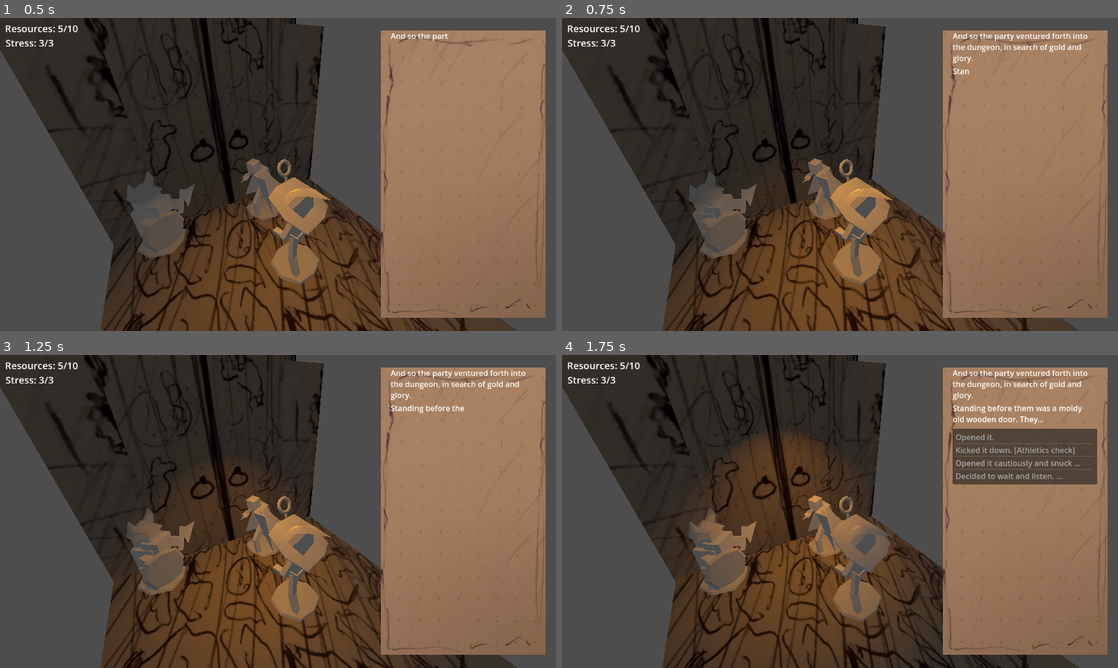
Above: before the commit, frames 1-4 (two rows, left to right).
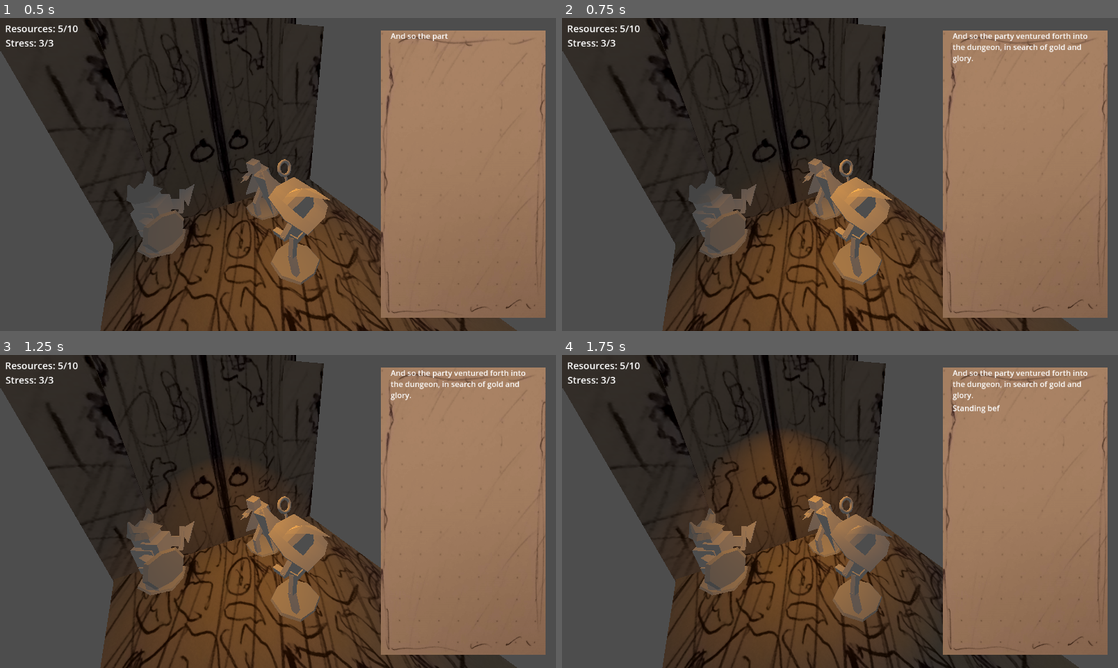
Above: after the commit, the same moments.

Repository: Jollista/Brackeys-Jam-2024.1
Game: Godot game, scene res://Dialogue/TestScene/3d_test_scene.tscn
Two runs of this game, one before a commit and one after it. Both use one fixed random seed, a clock stepped at 60 frames per second and the inputs below. The project has no main scene, so this scene is started directly.
Inputs (mouse positions are in pixels of both pictures, inside the frame that each line leads up to):
- Up to frame 1 (0.5 s): no input
- Up to frame 2 (0.75 s): move the mouse to (962, 158) at 0.52 s; click (962, 158) at 0.6 s
- Up to frame 3 (1.25 s): no input
- Up to frame 4 (1.75 s): move the mouse to (728, 527) at 1.27 s; click (728, 527) at 1.35 s

Frame 1 is identical in both runs. In frame 2, less than 0.1% of the frame differs, in the area x 70-74%, y 16-18%; in frame 3, 0.1%; in frame 4, 4.9%, in the area x 70-97%, y 16-42%.

Commit message:
Removed autoplay, I don't wanna deal with new design problems

Diff:
--- a/Dialogue/DialogueCanvas.gd
+++ b/Dialogue/DialogueCanvas.gd
@@ -56,7 +56,7 @@
 
 func _process(_delta):
 	# allows player to skip dialogue animation
-	if active and Input.is_action_just_pressed("interact") or active and finished:
+	if active and Input.is_action_just_pressed("interact"):
 		if finished: # go to next line
 			next_line()
 		else: # skip dialogue animation and stop sounds
